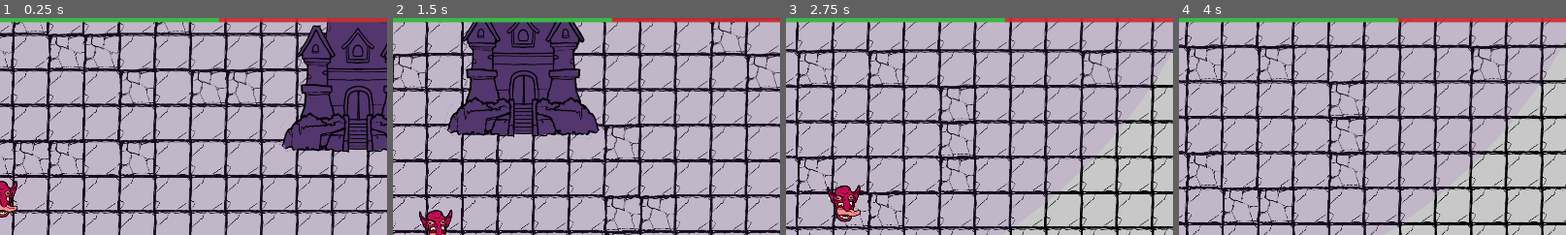
Above: before the commit, frames 1-4 (left to right).
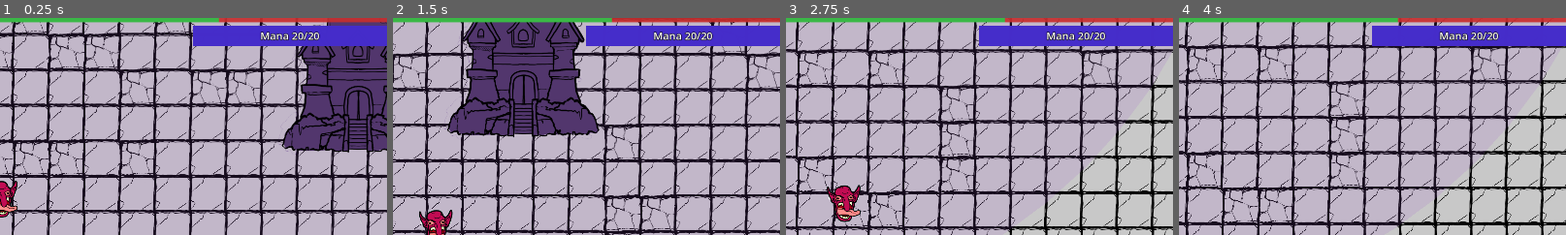
Above: after the commit, the same moments.

Repository: dadolyner/mini-jam-212-control
Game: Godot game, scene res://src/main.tscn
Same seed, same stepped clock (60 frames per second), same inputs: the game is played once before the commit and once after it.
Inputs:
- Up to frame 1 (0.25 s): no input
- Up to frame 2 (1.5 s): hold D (right) 0.53-1.28 s; tap E (corrupt) at 0.6, 1.35 s; hold S (down) from 1.28 s (still down)
- Up to frame 3 (2.75 s): release S (down) at 2.03 s; hold D (right) from 2.03 s (still down); tap Space (summon) at 2.1 s; tap E (corrupt) at 2.3 s
- Up to frame 4 (4 s): release D (right) at 2.78 s; hold 1 (upgrade_healer, bound only after the commit) 2.78-3.53 s; tap E (corrupt) at 2.85, 3.6 s; hold A (left) from 3.53 s (still down)
The pictures show only the part of the screen within x 50-100%, y 8-58%; the shares and areas given below are measured in that part.

The runs differ from the first frame. In frame 1, 4.7% of the frame differs, in the area x 49-100%, y 3-13%; in frame 2, 4.7%; in frame 3, 4.7%; in frame 4, 4.6%.

Commit message:
mana, knights, healers

Diff:
--- a/project.godot
+++ b/project.godot
@@ -62,6 +62,16 @@
 "events": [Object(InputEventKey,"resource_local_to_scene":false,"resource_name":"","device":-1,"window_id":0,"alt_press …(192 unchanged characters)…
 ]
 }
+upgrade_healer={
+"deadzone": 0.2,
+"events": [Object(InputEventKey,"resource_local_to_scene":false,"resource_name":"","device":-1,"window_id":0,"alt_pressed":false,"shift_pressed":false,"ctrl_pressed":false,"meta_pressed":false,"pressed":false,"keycode":0,"physical_keycode":49,"key_label":0,"unicode":49,"location":0,"echo":false,"script":null)
+]
+}
+upgrade_knight={
+"deadzone": 0.2,
+"events": [Object(InputEventKey,"resource_local_to_scene":false,"resource_name":"","device":-1,"window_id":0,"alt_pressed":false,"shift_pressed":false,"ctrl_pressed":false,"meta_pressed":false,"pressed":false,"keycode":0,"physical_keycode":50,"key_label":0,"unicode":50,"location":0,"echo":false,"script":null)
+]
+}
 
 [physics]
 
--- a/src/ancient_demon/demon.gd
+++ b/src/ancient_demon/demon.gd
@@ -21,6 +21,8 @@
 var corruption_timer: float = 0.0
 @export var corruption_duration: float = 5.0
 
+const UPGRADE_RADIUS := 250.0
+
 @onready var _camera: Camera2D = $Camera2D
 var _shake_amount: float = 0.0
 
@@ -38,6 +40,28 @@
 	_camera.offset = Vector2(randf_range(-1.0, 1.0), randf_range(-1.0, 1.0)) * _shake_amount
 	_shake_amount = max(_shake_amount - 40.0 * delta, 0.0)
 
+func _try_upgrade(type: Npc.UnitType, cost: int) -> void:
+	var unit := _nearest_bad_unit(type)
+	if unit == null:
+		return
+	if not GameManager.try_spend_mana(cost):
+		return
+	unit.upgrade_to(type)
+	SoundManager.play("power_up")
+
+func _nearest_bad_unit(skip_type: Npc.UnitType) -> Npc:
+	var best: Npc = null
+	var best_dist := UPGRADE_RADIUS * UPGRADE_RADIUS
+	for n in get_tree().get_nodes_in_group("npc"):
+		var npc := n as Npc
+		if npc == null or npc.team != Npc.Team.BAD or npc.unit_type == skip_type:
+			continue
+		var d := global_position.distance_squared_to(npc.global_position)
+		if d < best_dist:
+			best_dist = d
+			best = npc
+	return best
+
 func _physics_process(delta: float) -> void:
 	move(delta)
 	_update_shake(delta)
@@ -48,6 +72,11 @@
 
 		if Input.is_action_just_pressed("corrupt") and minions.size() >= 3:
 			start_corruption()
+
+		if Input.is_action_just_pressed("upgrade_healer"):
+			_try_upgrade(Npc.UnitType.HEALER, GameManager.COST_HEALER)
+		if Input.is_action_just_pressed("upgrade_knight"):
+			_try_upgrade(Npc.UnitType.KNIGHT, GameManager.COST_KNIGHT)
 
 	if corrupting:
 		corruption_timer -= delta
--- a/src/autoload/game_manager.gd
+++ b/src/autoload/game_manager.gd
@@ -1,9 +1,14 @@
 extends Node
 
 signal balance_changed(good_ratio: float, bad_ratio: float)
+signal mana_changed(current: int, maximum: int)
 
 const TEAM_GOOD := 0
 const TEAM_BAD := 1
+
+const MAX_MANA := 20
+const COST_HEALER := 8
+const COST_KNIGHT := 12
 
 const CASTLE_WEIGHT := 5   # 1 grad = 5 minionov
 
@@ -11,6 +16,23 @@
 var bad_npcs := 0
 var good_castles := 0
 var bad_castles := 0
+
+var mana := MAX_MANA
+
+
+func _ready() -> void:
+	_emit_mana()
+
+func try_spend_mana(amount: int) -> bool:
+	if mana < amount:
+		return false
+	mana -= amount
+	_emit_mana()
+	return true
+
+
+func _emit_mana() -> void:
+	mana_changed.emit(mana, MAX_MANA)
 
 
 func register_npc(team: int) -> void:
--- a/src/goodNPC/good_npc.gd
+++ b/src/goodNPC/good_npc.gd
@@ -5,8 +5,10 @@
 
 enum State { WANDERING, IDLE }
 enum Team { GOOD, BAD }
+enum UnitType { BASIC, HEALER, KNIGHT }
 
 @export var team: Team = Team.GOOD
+@export var unit_type: UnitType = UnitType.BASIC
 @export var max_health: float = 60.0
 @export var drain_rate: float = 10.0
 @export_file("*.tscn") var converts_to_path: String
@@ -15,15 +17,21 @@
 @onready var _health_bar: ProgressBar = $HealthBar
 @onready var _detection_shape: CollisionShape2D = $DetectionArea/CollisionShape2D
 
-const RETREAT_FRAC := 0.1      # na 10% healtha gredo do castla se healat
+const RETREAT_FRAC := 0.3      # na 30% healtha gredo do castla se healat
 const RECOVER_FRAC := 0.7      # na 70% healtha se nehajo healat pr castlu
 const OBJECTIVE_REACH := 450.0 # da ne gredo direkt do castla, se prej ustavijo
+
+const KNIGHT_HEALTH := 160.0
+const KNIGHT_DRAIN := 20.0
+const HEALER_HEAL := 14.0
+const FOLLOW_KEEP_DIST := 80.0
 
 var health: float
 var _state := State.IDLE
 var _state_timer := 0.0
 var _move_dir := Vector2.ZERO
 var _targets: Array[Npc] = []
+var _allies: Array[Npc] = []   # za healerja, kdo je in range
 var _converting := false
 var _objective: Node2D = null  # kam gredo uniti k jim je blo ukazano nekaj
 var _retreating := false
@@ -35,6 +43,9 @@
 	add_to_group("npc")
 	GameManager.register_npc(team)
 
+	_apply_unit_type()
+	_apply_unit_color()
+
 	health = max_health
 	_health_bar.max_value = max_health
 	_health_bar.value = health
@@ -63,21 +74,31 @@
 
 func _physics_process(delta: float) -> void:
 	_prune_targets()
-	var target := _nearest_target()
-
-	if target:
-		velocity = (target.global_position - global_position).normalized() * SPEED
-	elif _move_to_destination():
-		pass
-	else:
-		_wander(delta)
+	_prune_allies()
+
+	var target: Npc = null
+	if unit_type == UnitType.HEALER:
+		#healerji followvajo
+		if not _follow_ally(delta) and not _move_to_destination():
+			_wander(delta)
+	else:
+		target = _nearest_target()
+		if target:
+			velocity = (target.global_position - global_position).normalized() * SPEED
+		elif _move_to_destination():
+			pass
+		else:
+			_wander(delta)
 
 	move_and_slide()
 
 	if target == null and _state == State.WANDERING and get_slide_collision_count() > 0:
 		_pick_next_state()
 
-	_apply_drain(delta)
+	if unit_type == UnitType.HEALER:
+		_apply_heal(delta)
+	else:
+		_apply_drain(delta)
 	_update_march_label()
 
 	$Sprite2D.flip_h = velocity.x < 0.0
@@ -115,6 +136,13 @@
 			t.take_drain(amount, self)
 
 
+func _apply_heal(delta: float) -> void:
+	var amount := HEALER_HEAL * delta
+	for a in _allies:
+		if is_instance_valid(a):
+			a.heal(amount)
+
+
 func take_drain(amount: float, _from: Npc = null) -> void:
 	if _converting:
 		return
@@ -148,7 +176,8 @@
 	var pop := Color(1.0, 0.3, 0.3) if team == Team.GOOD else Color(0.3, 0.9, 0.4)
 	Effects.burst(global_position, pop, 12)
 
-	var replacement := scene.instantiate()
+	var replacement := scene.instantiate() as Npc
+	replacement.unit_type = unit_type
 	replacement.position = global_position
 	get_parent().call_deferred("add_child", replacement)
 	queue_free()
@@ -157,20 +186,32 @@
 
 func _on_body_entered(body: Node) -> void:
 	var other := body as Npc
-	if other and other.team != team and not _targets.has(other):
-		_targets.append(other)
+	if other == null:
+		return
+	if other.team != team:
+		if not _targets.has(other):
+			_targets.append(other)
+	elif not _allies.has(other):
+		_allies.append(other)
 
 
 func _on_body_exited(body: Node) -> void:
 	var other := body as Npc
 	if other:
 		_targets.erase(other)
+		_allies.erase(other)
 
 
 func _prune_targets() -> void:
 	for i in range(_targets.size() - 1, -1, -1):
 		if not is_instance_valid(_targets[i]):
 			_targets.remove_at(i)
+
+
+func _prune_allies() -> void:
+	for i in range(_allies.size() - 1, -1, -1):
+		if not is_instance_valid(_allies[i]):
+			_allies.remove_at(i)
 
 
 func _nearest_target() -> Npc:
@@ -184,8 +225,77 @@
 	return best
 
 
+func _nearest_ally() -> Npc:
+	var best: Npc = null
+	var best_dist := INF
+	for a in _allies:
+		if not is_instance_valid(a):
+			continue
+		var d := global_position.distance_squared_to(a.global_position)
+		if d < best_dist:
+			best_dist = d
+			best = a
+	if best:
+		return best
+
+
+	for n in get_tree().get_nodes_in_group("npc"):
+		var ally := n as Npc
+		if ally == null or ally == self or ally.team != team:
+			continue
+		var ad := global_position.distance_squared_to(ally.global_position)
+		if ad < best_dist:
+			best_dist = ad
+			best = ally
+	return best
+
+
+func _follow_ally(delta: float) -> bool:
+	var ally := _nearest_ally()
+	if ally == null:
+		return false
+	var to_ally := ally.global_position - global_position
+	if to_ally.length() > FOLLOW_KEEP_DIST:
+		velocity = to_ally.normalized() * SPEED
+	else:
+		velocity = velocity.move_toward(Vector2.ZERO, SPEED * delta * 10.0)
+	return true
+
+
 func set_objective(node: Node2D) -> void:
 	_objective = node
+
+
+func _apply_unit_type() -> void:
+	match unit_type:
+		UnitType.KNIGHT:
+			max_health = KNIGHT_HEALTH
+			drain_rate = KNIGHT_DRAIN
+		UnitType.HEALER:
+			drain_rate = 0.0
+
+
+func _type_color() -> Color:
+	if unit_type == UnitType.HEALER:
+		return Color(0.6, 0.3, 0.95) if team == Team.BAD else Color(1.5, 1.5, 1.6)
+	if unit_type == UnitType.KNIGHT:
+		return Color(0.5, 0.12, 0.12) if team == Team.BAD else Color(0.15, 0.2, 0.6)
+	return Color.WHITE
+
+
+func _apply_unit_color() -> void:
+	$Sprite2D.modulate = _type_color()
+
+
+func upgrade_to(t: UnitType) -> void:
+	unit_type = t
+	_apply_unit_type()
+	_health_bar.max_value = max_health
+	health = max_health
+	_health_bar.value = health
+	_health_bar.visible = false
+	_apply_unit_color()
+	Effects.burst(global_position, _type_color(), 14)
 
 
 func _create_march_label() -> void:
--- a/src/ui/hud.gd
+++ b/src/ui/hud.gd
@@ -3,16 +3,25 @@
 @onready var _bar: ProgressBar = $BalanceBar
 @onready var _good_label: Label = $BalanceBar/GoodLabel
 @onready var _bad_label: Label = $BalanceBar/BadLabel
+@onready var _mana_bar: ProgressBar = $ManaBar
+@onready var _mana_bar_label: Label = $ManaBar/ManaBarLabel
 
 
 func _ready() -> void:
 	GameManager.balance_changed.connect(_on_balance_changed)
-	# Seed with the current balance in case counts already changed before we connected.
+	GameManager.mana_changed.connect(_on_mana_changed)
 	_on_balance_changed(0.5, 0.5)
 	GameManager._emit()
+	_on_mana_changed(GameManager.mana, GameManager.MAX_MANA)
 
 
 func _on_balance_changed(good_ratio: float, bad_ratio: float) -> void:
 	_bar.value = good_ratio * 100.0
 	_good_label.text = "GOOD %d%%" % round(good_ratio * 100.0)
 	_bad_label.text = "BAD %d%%" % round(bad_ratio * 100.0)
+
+
+func _on_mana_changed(current: int, maximum: int) -> void:
+	_mana_bar.max_value = maximum
+	_mana_bar.value = current
+	_mana_bar_label.text = "Mana %d/%d" % [current, maximum]
--- a/src/ui/hud.tscn
+++ b/src/ui/hud.tscn
@@ -7,6 +7,12 @@
 
 [sub_resource type="StyleBoxFlat" id="StyleBoxFlat_fill"]
 bg_color = Color(0.2, 0.75, 0.28, 0.95)
+
+[sub_resource type="StyleBoxFlat" id="StyleBoxFlat_mana_bg"]
+bg_color = Color(0.05, 0.05, 0.22, 0.92)
+
+[sub_resource type="StyleBoxFlat" id="StyleBoxFlat_mana_fill"]
+bg_color = Color(0.28, 0.18, 0.82, 0.95)
 
 [node name="Hud" type="CanvasLayer" unique_id=843215730]
 script = ExtResource("1_hud")
@@ -50,3 +56,30 @@
 text = "BAD 50%"
 horizontal_alignment = 2
 vertical_alignment = 1
+
+[node name="ManaBar" type="ProgressBar" parent="."]
+anchor_left = 0.75
+anchor_right = 1.0
+anchor_bottom = 0.0
+offset_top = 108.0
+offset_bottom = 158.0
+grow_horizontal = 2
+theme_override_styles/background = SubResource("StyleBoxFlat_mana_bg")
+theme_override_styles/fill = SubResource("StyleBoxFlat_mana_fill")
+max_value = 20.0
+value = 20.0
+show_percentage = false
+
+[node name="ManaBarLabel" type="Label" parent="ManaBar"]
+layout_mode = 0
+anchor_right = 1.0
+anchor_bottom = 1.0
+grow_horizontal = 2
+grow_vertical = 2
+theme_override_colors/font_color = Color(1, 1, 1, 1)
+theme_override_colors/font_outline_color = Color(0, 0, 0, 1)
+theme_override_constants/outline_size = 5
+theme_override_font_sizes/font_size = 26
+text = "Mana 20/20"
+horizontal_alignment = 1
+vertical_alignment = 1
